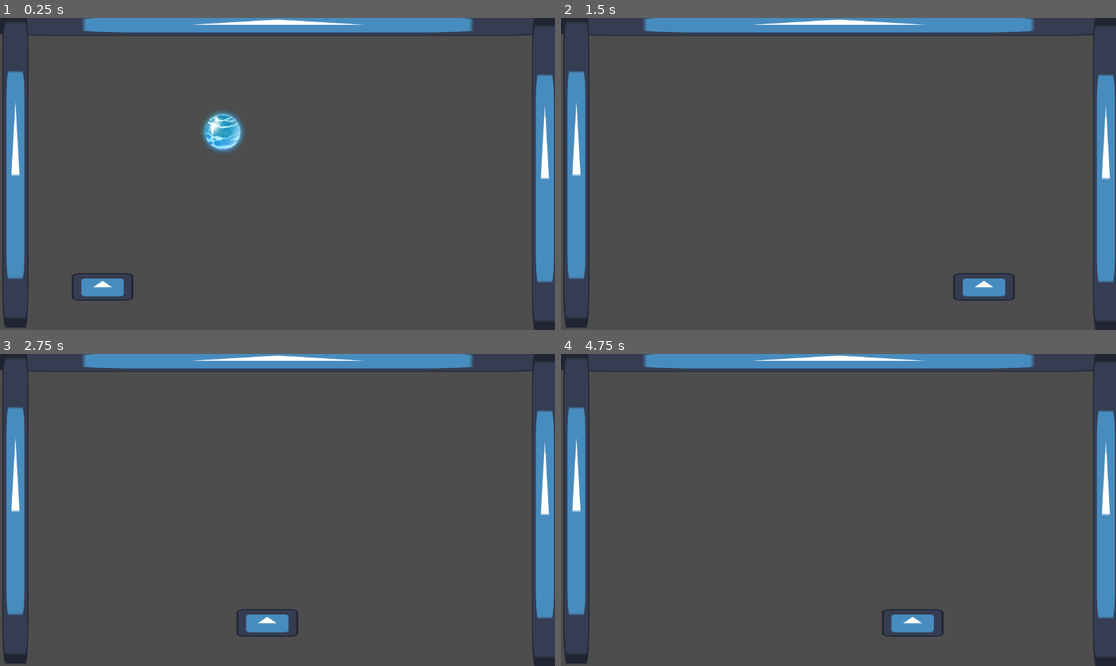
Above: before the commit, frames 1-4 (two rows, left to right).
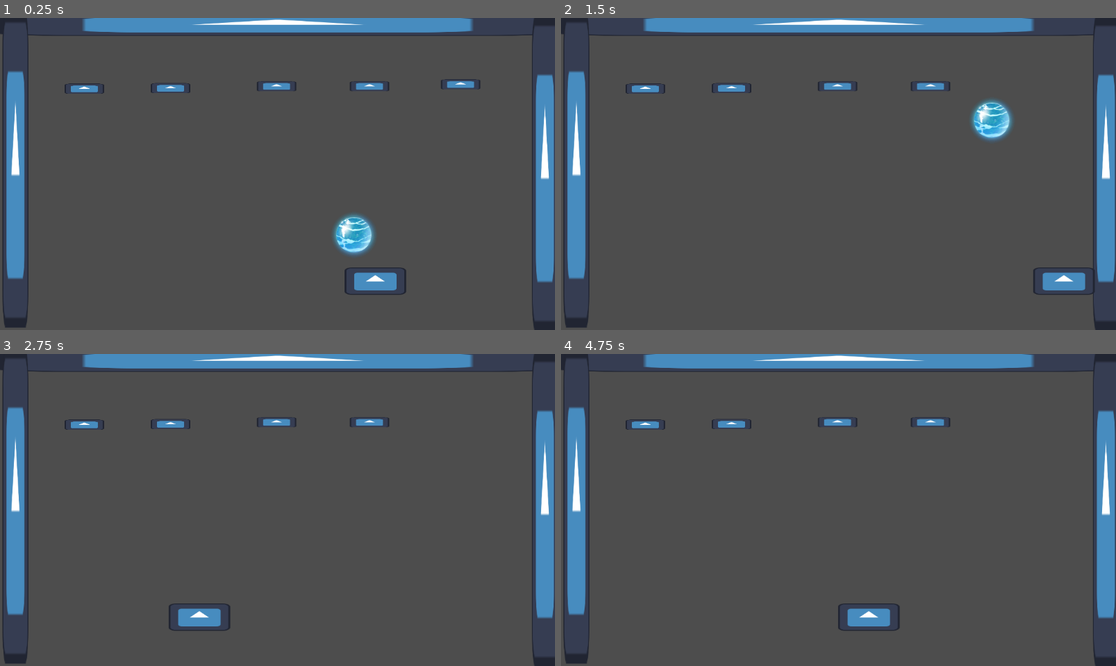
Above: after the commit, the same moments.

Repository: CyanBlaster/Breakout
Game: Godot game, scene res://Scenes/main_screen.tscn
Same seed, same stepped clock (60 frames per second), same inputs: the game is played once before the commit and once after it. The engine's default icon, where the game draws it, is replaced by a stand-in: a white triangle on a blue panel in a dark square.
Inputs (mouse positions are in pixels of both pictures, inside the frame that each line leads up to):
- Up to frame 1 (0.25 s): no input
- Up to frame 2 (1.5 s): tap Enter (ui_accept) at 0.5, 0.6, 0.77, 1.07 s; move the mouse to (960, 158) at 0.52 s; hold Right (Right) from 0.53 s (still down); click (960, 158) at 0.67 s; move the mouse to (727, 189) at 1.27 s; tap Alt at 1.35 s
- Up to frame 3 (2.75 s): tap Enter (ui_accept) at 1.52, 1.55, 1.82, 2.3 s; move the mouse to (333, 441) at 2.02 s; release Right (Right) at 2.03 s; hold Left (Left) from 2.03 s (still down); tap Shift at 2.1 s
- Up to frame 4 (4.75 s): move the mouse to (810, 572) at 2.77 s; release Left (Left) at 2.78 s; hold Right (Right) 2.78-4.28 s; tap Enter (ui_accept) at 2.85, 3.02, 3.32, 3.77, 3.8, 4.07, 4.25, 4.52, 4.55 s; click (810, 572) at 2.92 s; move the mouse to (1005, 556) at 3.52 s; tap Alt at 3.6 s; move the mouse to (672, 463) at 4.27 s; hold Left (Left) from 4.28 s (still down); tap Shift at 4.35 s

The runs differ from the first frame. In frame 1, 3.5% of the frame differs, in the area x 11-87%, y 19-91%; in frame 2, 2.5%; in frame 3, 1.7%; in frame 4, 1.7%.

Commit message:
Made a bouncy ball and somewhat functioning blocks

Diff:
--- a/Scenes/ball.gd
+++ b/Scenes/ball.gd
@@ -5,28 +5,36 @@
 const JUMP_VELOCITY = -400.0
 
 func _ready():
-	velocity = Vector2(-1, 1).normalized() * SPEED
+	velocity = Vector2(1, 1).normalized() * SPEED
 	print(velocity)
 func _physics_process(delta: float) -> void:
 	# Add the gravity.
 	var collision: KinematicCollision2D = move_and_collide(velocity * delta)
 	#var collision = move_and_collide(velocity * delta)
-	if not is_on_floor():
-		velocity += get_gravity() * delta
+	#if not is_on_floor():
+		#velocity += get_gravity() * delta
 		#print(velocity)
-	print(collision)
 	if collision:
 		var reflect = collision.get_remainder().bounce(collision.get_normal())
 		velocity = velocity.bounce(collision.get_normal())
+		#velocity.x *= randf_range(0.97, 1.03)
 		move_and_collide(reflect)
-
-	# Handle jump.
-	#if Input.is_action_just_pressed("ui_accept") and is_on_floor():
-		#velocity.y = JUMP_VELOCITY
-	#var direction := Input.get_axis("ui_left", "ui_right")
-	#if direction:
-		#velocity.x = direction * SPEED
-	#else:
-	#velocity.x = move_toward(velocity.x, 0, SPEED)
+	if(velocity.y == 0):
+		var x = randf_range(-1, 1)
+		if(x >= 0):
+			velocity.y += SPEED
+		else:
+			velocity.y += -SPEED
+	if(velocity.x == 0):
+		var x = randf_range(-1, 1)
+		if(x >= 0):
+			velocity.x += SPEED
+		else:
+			velocity.x += -SPEED
+	#if(velocity.x < 1):
+		#velocity.x += 2
+	#if(velocity.y < 1):
+		#velocity.y += 2
+	print(velocity)
 
 	move_and_slide()
--- /dev/null
+++ b/Scenes/block.gd
@@ -0,0 +1,23 @@
+extends StaticBody2D
+
+class_name BaseBrick
+
+var points = 100
+var health = 1
+
+
+func take_damage():
+	health -= 1
+
+
+func _process(_delta: float) -> void:
+	if(health <= 0):
+		points += 100
+		queue_free()
+
+
+
+
+func _on_area_2d_body_entered(body: Node2D) -> void:
+	if(body.name != "block"):
+		take_damage()
--- a/Scenes/block.tscn
+++ b/Scenes/block.tscn
@@ -1,19 +1,35 @@
 [gd_scene format=3 uid="uid://c2kylx2p18g63"]
 
+[ext_resource type="Script" uid="uid://cfbi6mq6siwr8" path="res://Scenes/block.gd" id="1_8o1l4"]
 [ext_resource type="Texture2D" uid="uid://bx86461glea4r" path="res://Sprites/icon.svg" id="1_im0tn"]
 
-[sub_resource type="RectangleShape2D" id="RectangleShape2D_xfwl5"]
-size = Vector2(81, 20)
+[sub_resource type="PhysicsMaterial" id="PhysicsMaterial_8o1l4"]
 
-[node name="block" type="Node2D"]
+[sub_resource type="RectangleShape2D" id="RectangleShape2D_8o1l4"]
+size = Vector2(81, 21)
 
-[node name="CharacterBody2D" type="CharacterBody2D" parent="."]
+[sub_resource type="RectangleShape2D" id="RectangleShape2D_c2iur"]
+size = Vector2(78, 18)
 
-[node name="CollisionShape2D" type="CollisionShape2D" parent="CharacterBody2D"]
-position = Vector2(30.5, 0)
-shape = SubResource("RectangleShape2D_xfwl5")
+[node name="block" type="Node2D" unique_id=365465131]
 
-[node name="Sprite2D" type="Sprite2D" parent="CharacterBody2D"]
+[node name="block" type="StaticBody2D" parent="." unique_id=1691782023]
+physics_material_override = SubResource("PhysicsMaterial_8o1l4")
+script = ExtResource("1_8o1l4")
+
+[node name="Sprite2D" type="Sprite2D" parent="block" unique_id=1219076358]
 position = Vector2(31, 0)
 scale = Vector2(0.6367188, 0.1640625)
 texture = ExtResource("1_im0tn")
+
+[node name="Area2D" type="Area2D" parent="block/Sprite2D" unique_id=684407483]
+
+[node name="CollisionShape2D" type="CollisionShape2D" parent="block/Sprite2D/Area2D" unique_id=557052202]
+scale = Vector2(1.570552, 6.095238)
+shape = SubResource("RectangleShape2D_8o1l4")
+
+[node name="CollisionShape2D" type="CollisionShape2D" parent="block" unique_id=892333299]
+position = Vector2(31, 0)
+shape = SubResource("RectangleShape2D_c2iur")
+
+[connection signal="body_entered" from="block/Sprite2D/Area2D" to="block" method="_on_area_2d_body_entered"]
--- /dev/null
+++ b/Scenes/character_body_2d.gd
@@ -0,0 +1,25 @@
+extends CharacterBody2D
+
+
+const SPEED = 300.0
+const JUMP_VELOCITY = -400.0
+
+
+func _physics_process(delta: float) -> void:
+	# Add the gravity.
+	if not is_on_floor():
+		velocity += get_gravity() * delta
+
+	# Handle jump.
+	if Input.is_action_just_pressed("ui_accept") and is_on_floor():
+		velocity.y = JUMP_VELOCITY
+
+	# Get the input direction and handle the movement/deceleration.
+	# As good practice, you should replace UI actions with custom gameplay actions.
+	var direction := Input.get_axis("ui_left", "ui_right")
+	if direction:
+		velocity.x = direction * SPEED
+	else:
+		velocity.x = move_toward(velocity.x, 0, SPEED)
+
+	move_and_slide()
--- /dev/null
+++ b/Scenes/main_screen.gd
@@ -0,0 +1 @@
+extends Node2D
--- a/Scenes/main_screen.tscn
+++ b/Scenes/main_screen.tscn
@@ -3,9 +3,10 @@
 [ext_resource type="Texture2D" uid="uid://bx86461glea4r" path="res://Sprites/icon.svg" id="1_b1vw1"]
 [ext_resource type="PackedScene" uid="uid://bfy31wn621ob1" path="res://Scenes/paddle.tscn" id="2_wi85j"]
 [ext_resource type="PackedScene" uid="uid://b5euf3h358583" path="res://Scenes/ball.tscn" id="3_wi85j"]
+[ext_resource type="PackedScene" uid="uid://c2kylx2p18g63" path="res://Scenes/block.tscn" id="4_y1wm0"]
 
 [sub_resource type="RectangleShape2D" id="RectangleShape2D_7a4el"]
-size = Vector2(1165, 43)
+size = Vector2(1165, 51)
 
 [sub_resource type="RectangleShape2D" id="RectangleShape2D_w0p2i"]
 size = Vector2(50.25, 648)
@@ -18,7 +19,7 @@
 [node name="Wall 3" type="StaticBody2D" parent="." unique_id=1762178128]
 
 [node name="CollisionShape2D" type="CollisionShape2D" parent="Wall 3" unique_id=1871027180]
-position = Vector2(572.5, 11.5)
+position = Vector2(572.5, 15.5)
 shape = SubResource("RectangleShape2D_7a4el")
 
 [node name="Sprite2D" type="Sprite2D" parent="Wall 3" unique_id=913651377]
@@ -38,7 +39,7 @@
 texture = ExtResource("1_b1vw1")
 
 [node name="Paddle" parent="." unique_id=889561999 instance=ExtResource("2_wi85j")]
-position = Vector2(213, 558)
+position = Vector2(779, 546)
 
 [node name="Area2D" type="Area2D" parent="." unique_id=1976548037]
 
@@ -58,4 +59,19 @@
 texture = ExtResource("1_b1vw1")
 
 [node name="Ball" parent="." unique_id=117269277 instance=ExtResource("3_wi85j")]
-position = Vector2(569, 78)
+position = Vector2(629, 345)
+
+[node name="block" parent="." unique_id=1583465721 instance=ExtResource("4_y1wm0")]
+position = Vector2(144, 147)
+
+[node name="block2" parent="." unique_id=266943622 instance=ExtResource("4_y1wm0")]
+position = Vector2(925, 138)
+
+[node name="block3" parent="." unique_id=1082656801 instance=ExtResource("4_y1wm0")]
+position = Vector2(323, 146)
+
+[node name="block4" parent="." unique_id=693895912 instance=ExtResource("4_y1wm0")]
+position = Vector2(736, 142)
+
+[node name="block5" parent="." unique_id=1258551048 instance=ExtResource("4_y1wm0")]
+position = Vector2(543, 142)
--- a/Scenes/paddle.tscn
+++ b/Scenes/paddle.tscn
@@ -3,15 +3,13 @@
 [ext_resource type="Texture2D" uid="uid://bx86461glea4r" path="res://Sprites/icon.svg" id="1_0sbc1"]
 [ext_resource type="Script" uid="uid://cmf5o2ij3qnve" path="res://Scripts/character_body_2d.gd" id="1_tbytw"]
 
-[sub_resource type="RectangleShape2D" id="RectangleShape2D_r112f"]
-size = Vector2(131, 61)
-
-[sub_resource type="RectangleShape2D" id="RectangleShape2D_tbytw"]
-size = Vector2(127, 57)
+[sub_resource type="RectangleShape2D" id="RectangleShape2D_krcey"]
+size = Vector2(128, 58)
 
 [node name="Paddle" type="Node2D" unique_id=944186852]
 
 [node name="CharacterBody2D" type="CharacterBody2D" parent="." unique_id=877870628]
+platform_on_leave = 2
 script = ExtResource("1_tbytw")
 
 [node name="Sprite2D" type="Sprite2D" parent="CharacterBody2D" unique_id=1892628330]
@@ -19,16 +17,5 @@
 scale = Vector2(1, 0.4453125)
 texture = ExtResource("1_0sbc1")
 
-[node name="Area2D" type="Area2D" parent="CharacterBody2D/Sprite2D" unique_id=979248096]
-
-[node name="CollisionShape2D" type="CollisionShape2D" parent="CharacterBody2D/Sprite2D/Area2D" unique_id=314921396]
-position = Vector2(-0.5, -2.245614)
-scale = Vector2(1, 2.245614)
-shape = SubResource("RectangleShape2D_r112f")
-
-[node name="CollisionShape2D" type="CollisionShape2D" parent="CharacterBody2D" unique_id=1831031450]
-position = Vector2(-0.5, 0.5)
-shape = SubResource("RectangleShape2D_tbytw")
-
-[connection signal="area_entered" from="CharacterBody2D/Sprite2D/Area2D" to="CharacterBody2D" method="_on_area_2d_area_entered"]
-[connection signal="body_entered" from="CharacterBody2D/Sprite2D/Area2D" to="CharacterBody2D" method="_on_area_2d_body_entered"]
+[node name="CollisionShape2D" type="CollisionShape2D" parent="CharacterBody2D" unique_id=625861769]
+shape = SubResource("RectangleShape2D_krcey")
--- a/Scripts/character_body_2d.gd
+++ b/Scripts/character_body_2d.gd
@@ -1,39 +1,34 @@
 extends CharacterBody2D
 
 
-const SPEED = 700.0
+const SPEED = 900.0
 const JUMP_VELOCITY = -400.0
 
+
+var y = position.y
 var detect = 1
 
 func _physics_process(_delta: float) -> void:
-	detect = 1
+
+	if(position.y != y):
+		position.y = y
 	# Add the gravity.
 	#if not is_on_floor():
 		#velocity += get_gravity() * delta
-#
-	## Handle jump.
-	#if Input.is_action_just_pressed("ui_accept") and is_on_floor():
-		#velocity.y = JUMP_VELOCITY
 
 	# Get the input direction and handle the movement/deceleration.
 	# As good practice, you should replace UI actions with custom gameplay actions.
-	var direction := Input.get_axis("ui_left", "ui_right")
+	var direction := Input.get_axis("Left", "Right")
 	if direction:
 		velocity.x = direction * SPEED * detect
 	else:
 		velocity.x = move_toward(velocity.x, 0, SPEED)
 
 	move_and_slide()
-
-
 func _on_area_2d_area_entered(area: Area2D) -> void:
 	if(area.name == "Area2D"):
 		detect = 0
 
-
-
 func _on_area_2d_body_entered(_body: Node2D) -> void:
-	pass
-	#print("ow")
-	#velocity.y *= -1
+	print("ow")
+	velocity.y = 0
Not shown, added: Scenes/block.gd.uid
Not shown, added: Scenes/character_body_2d.gd.uid
Not shown, added: Scenes/main_screen.gd.uid
